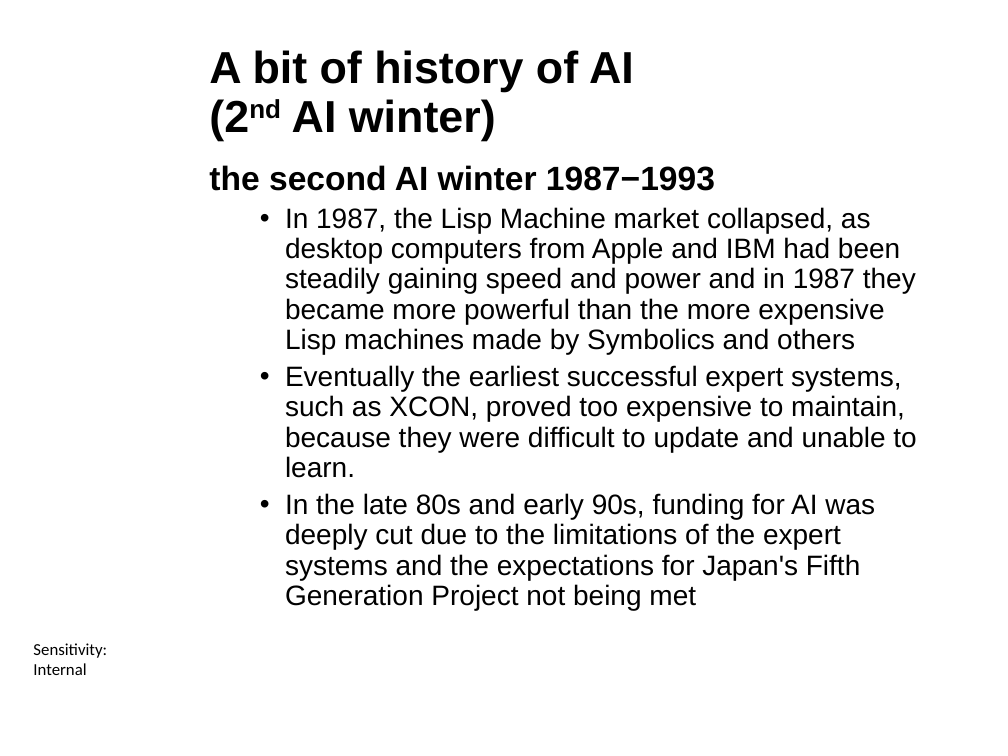
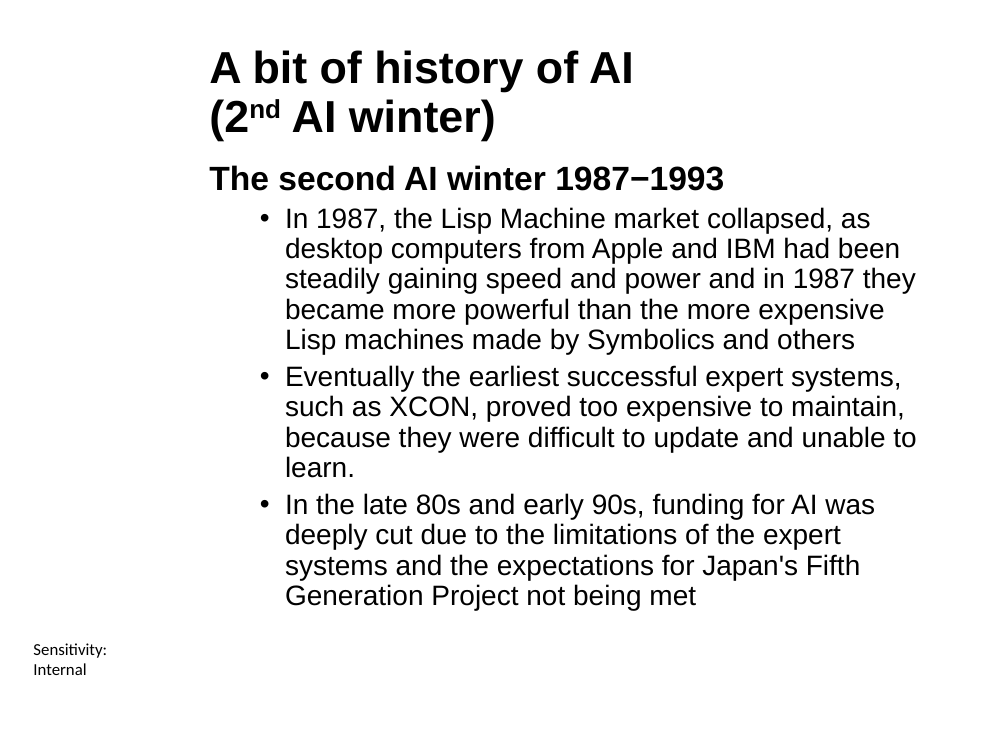
Before and after one commit to ctsallis/frontiers_in_ai_and_data_science, a slide deck: slide 27 of content/Lectures/Semester 1/Week 1/1 Lecture/1.1 Introduction to Frontiers in AI and Data Science (Lecture).pptx. Drawn at 1008x756 pixels with LibreOffice and Linux fonts; fonts in the diff are those of the drawing; background and template pictures are left out. Boxes give left, top, right and bottom in pixels: in the first picture for what was removed or moved away, otherwise in the second. Text is boxed around its words. In the diff, an @@ line names an element or a change of style, - is before the commit and + after.

```diff
--- a/content/Lectures/Semester 1/Week 1/1 Lecture/1.1 Introduction to Frontiers in AI and Data Science (Lecture).pptx
+++ b/content/Lectures/Semester 1/Week 1/1 Lecture/1.1 Introduction to Frontiers in AI and Data Science (Lecture).pptx
@@ text at (x1=209, y1=165, x2=724, y2=191): text changed @@
-the second AI winter 1987−1993
+The second AI winter 1987−1993
```
Also in this commit, not shown: 11 other slides changed, 2 other files.
